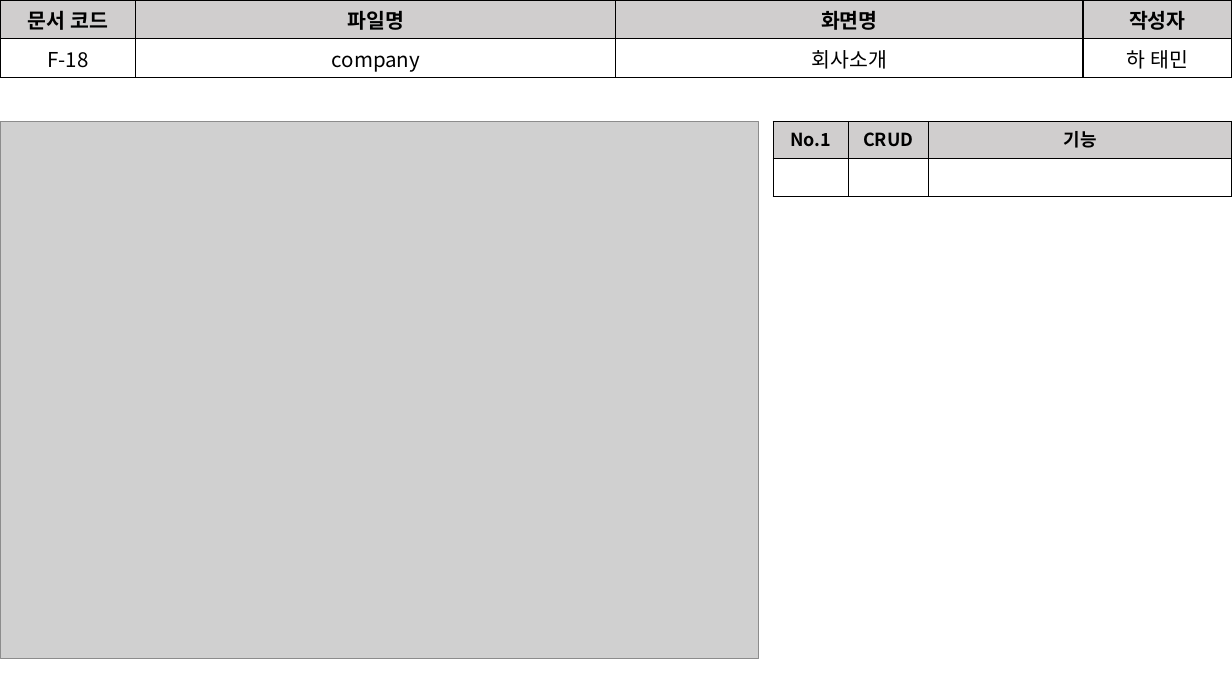
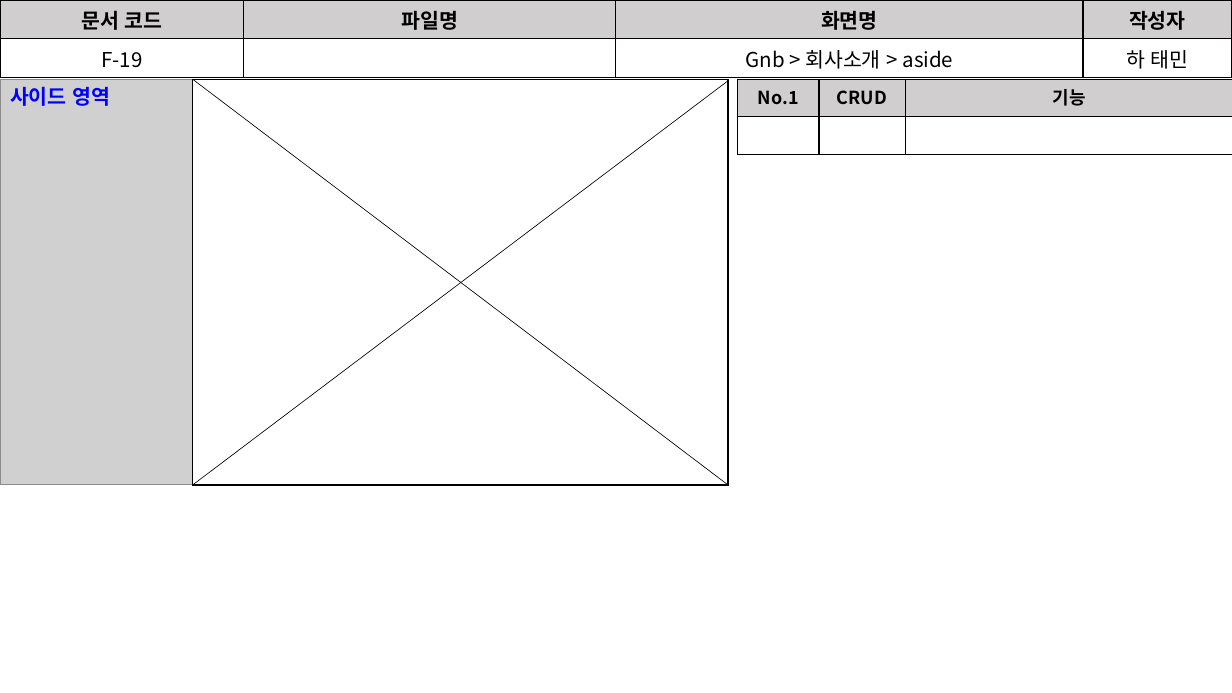
Before and after one commit to David-Ha-1217/Publisher_Portfolio, a slide deck: slide 14 of Documents/화면설계서.pptx (slide 13 before the commit). Drawn at 1232x693 pixels with LibreOffice and Linux fonts; fonts in the diff are those of the drawing; grey boxes stand for pictures. Boxes give left, top, right and bottom in pixels: in the first picture for what was removed or moved away, otherwise in the second. Text is boxed around its words. In the diff, an @@ line names an element or a change of style, - is before the commit and + after.

```diff
--- a/Documents/화면설계서.pptx
+++ b/Documents/화면설계서.pptx
@@ table at [0,0,1232,75] @@
-row 2: F-18 | company | 회사소개 | 하 태민
+row 2: F-19 |  | Gnb > 회사소개 > aside | 하 태민
@@ picture: place and size @@
-picture at [0,121,759,659]
+picture at [1,79,728,485]
@@ text added at [10,86,110,106], 16 pt, text #0000FF, bold @@
+사이드 영역
@@ rectangle added at [193,79,728,485], fill #FFFFFF, outline #000000 1 pt @@
@@ line added from (193, 79) to (728, 485), #000000 0.5 pt @@
@@ line added from (193, 485) to (728, 80), #000000 0.5 pt @@
@@ table: place and size @@
-table at [774,121,1232,196]
+table at [738,79,1232,154]
```
Also in this commit, not shown: 9 other slides changed, 4 slides added, 1 slide removed, 5 other files.
